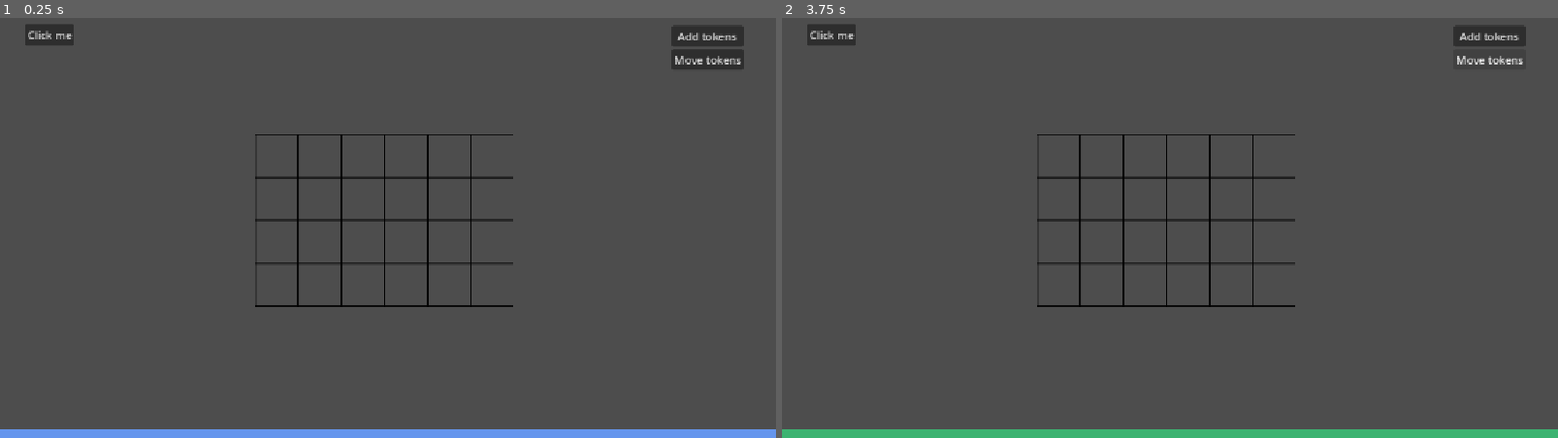
Above: before the commit, frames 1-2 (left to right).
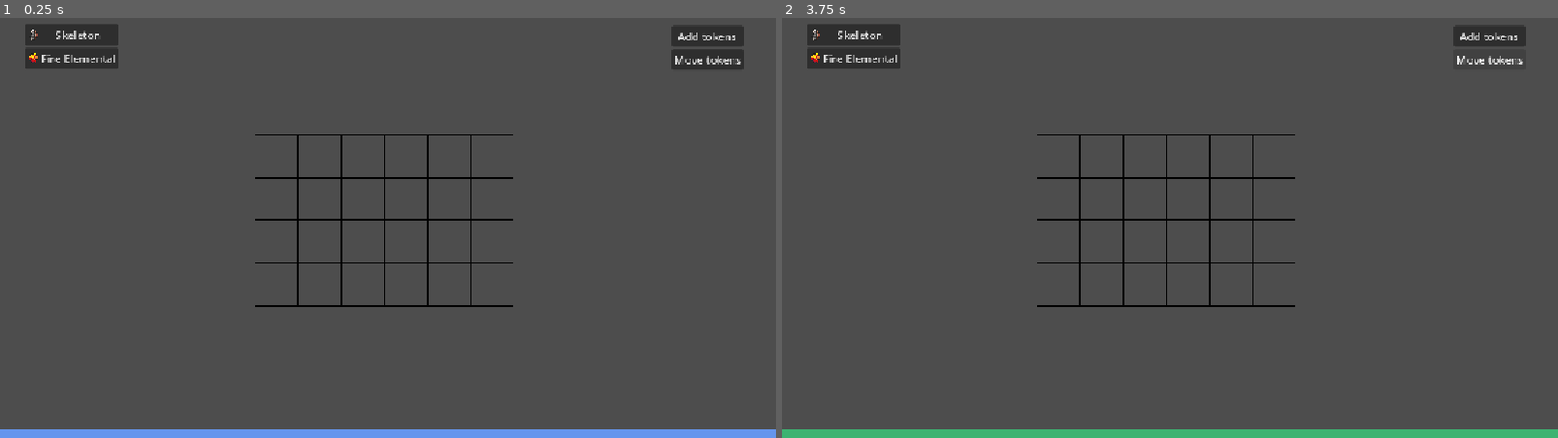
Above: after the commit, the same moments.

Repository: gishsi/combat-tracker
Game: Godot game, scene res://world.tscn
Same seed, same stepped clock (60 frames per second), same inputs: the game is played once before the commit and once after it. The engine's default icon, where the game draws it, is replaced by a stand-in: a white triangle on a blue panel in a dark square.
Inputs (mouse positions are in pixels of both pictures, inside the frame that each line leads up to):
- Up to frame 1 (0.25 s): no input
- Up to frame 2 (3.75 s): click (828, 34) at 0.5 s, where only the run before the commit has a clickable "Click me"; click "Click me" (after the commit: "Skeleton") at 1.25 s; click "Click me" (after the commit: "Fire Elemental") at 2 s; click "Add tokens" at 2.75 s; click "Move tokens" at 3.5 s

The runs differ from the first frame. In frame 1, 1.4% of the frame differs, in the area x 3-96%, y 1-59%; in frame 2, 1.4%.

Commit message:
Squashed commit of the following:
commit 739a4dc17b543a64acebb7bfaf00defaebae0218
Author: gishsi <spokosalo@gmail.com>
Date:   Mon Apr 27 22:35:41 2026 +0100

    context menu start

commit a5cf3e0502e9a11f3490eb918946cbbb5b19c40a
Author: gishsi <spokosalo@gmail.com>
Date:   Mon Apr 27 22:12:41 2026 +0100

    load tokens from .tres files

Diff:
--- /dev/null
+++ b/Content/Art/Tokens/fire_elemental.tres
@@ -0,0 +1,9 @@
+[gd_resource type="Resource" script_class="TokenData" format=3 uid="uid://b2s8wi63clypi"]
+
+[ext_resource type="Script" uid="uid://jrxw1ffhook0" path="res://Scripts/token_data.gd" id="1_c4df1"]
+[ext_resource type="Texture2D" uid="uid://df4rpj15ipkws" path="res://Content/Art/Tokens/FireElemental_001.png" id="2_57y3j"]
+
+[resource]
+script = ExtResource("1_c4df1")
+name = "Fire Elemental"
+sprite = ExtResource("2_57y3j")
--- /dev/null
+++ b/Content/Art/Tokens/skeleton.tres
@@ -0,0 +1,9 @@
+[gd_resource type="Resource" script_class="TokenData" format=3 uid="uid://ccqxvtpepjpsd"]
+
+[ext_resource type="Script" uid="uid://jrxw1ffhook0" path="res://Scripts/token_data.gd" id="1_4hpux"]
+[ext_resource type="Texture2D" uid="uid://b42n6fjut6qxt" path="res://Content/Art/Tokens/Skeleton_001.png" id="2_5exxu"]
+
+[resource]
+script = ExtResource("1_4hpux")
+name = "Skeleton"
+sprite = ExtResource("2_5exxu")
--- a/Entities/token.tscn
+++ b/Entities/token.tscn
@@ -1,7 +1,7 @@
 [gd_scene format=3 uid="uid://dasknhocjvpvx"]
 
 [ext_resource type="Script" uid="uid://clvqlshy3rio" path="res://Scripts/token.gd" id="1_dgvu4"]
-[ext_resource type="Texture2D" uid="uid://ce1f3bsbij7je" path="res://icon.svg" id="2_fvwv8"]
+[ext_resource type="Script" uid="uid://d3e78pmboq58j" path="res://context_menu.gd" id="2_dgvu4"]
 
 [sub_resource type="RectangleShape2D" id="RectangleShape2D_036b0"]
 size = Vector2(30, 30)
@@ -10,10 +10,25 @@
 script = ExtResource("1_dgvu4")
 
 [node name="Sprite2D" type="Sprite2D" parent="." unique_id=686607371]
-scale = Vector2(0.25, 0.25)
-texture = ExtResource("2_fvwv8")
+scale = Vector2(2, 2)
 
 [node name="CollisionShape2D" type="CollisionShape2D" parent="." unique_id=550053403]
 shape = SubResource("RectangleShape2D_036b0")
 
+[node name="Context Menu" type="VBoxContainer" parent="." unique_id=1167886305]
+visible = false
+offset_right = 40.0
+offset_bottom = 40.0
+script = ExtResource("2_dgvu4")
+
+[node name="Button" type="Button" parent="Context Menu" unique_id=1025364318]
+layout_mode = 2
+theme_override_font_sizes/font_size = 8
+text = "Apply status"
+
+[node name="Button2" type="Button" parent="Context Menu" unique_id=1145416863]
+layout_mode = 2
+theme_override_font_sizes/font_size = 8
+text = "Remove token"
+
 [connection signal="input_event" from="." to="." method="_on_input_event"]
--- /dev/null
+++ b/Entities/token_button.tscn
@@ -0,0 +1,8 @@
+[gd_scene format=3 uid="uid://dqit44gp3e05r"]
+
+[ext_resource type="Script" uid="uid://bi1byh2itkg0t" path="res://button.gd" id="1_bu06e"]
+[ext_resource type="Resource" uid="uid://ccqxvtpepjpsd" path="res://Content/Art/Tokens/skeleton.tres" id="2_ioxbo"]
+
+[node name="TokenButton" type="Button" unique_id=1681566808]
+script = ExtResource("1_bu06e")
+data = ExtResource("2_ioxbo")
--- a/Scripts/Resources/goblin.tres
+++ /dev/null
@@ -1,7 +0,0 @@
-[gd_resource type="Resource" script_class="TokenData" format=3 uid="uid://ccqxvtpepjpsd"]
-
-[ext_resource type="Script" uid="uid://jrxw1ffhook0" path="res://Scripts/Resources/token_data.gd" id="1_4hpux"]
-
-[resource]
-script = ExtResource("1_4hpux")
-name = "Goblin"
--- a/Scripts/tile_map_layer.gd
+++ b/Scripts/tile_map_layer.gd
@@ -65,9 +65,11 @@
 	var token = token_tempalte.instantiate()
 	token.name = token_data.name
 	token.position = self.map_to_local(position)
+	token.token_selected.connect(token_selected_event)
+	token.token_data = token_data
+
 	add_child(token)
 
-	token.token_selected.connect(token_selected_event)
 	grid.set(str(position), token.name)
 
 	token_data = null
--- a/Scripts/token.gd
+++ b/Scripts/token.gd
@@ -1,11 +1,20 @@
 extends Node2D
+
+@onready var contextMenu = $"Context Menu"
 
 signal token_selected(token: Node2D)
 
+@onready var sprite = $Sprite2D
+@export var token_data: TokenData
+
 func _ready() -> void:
-	print(self.name)
+	print(token_data.name)
+	sprite.texture = token_data.sprite
 
 func _on_input_event(_viewport: Node, event: InputEvent, _shape_idx: int) -> void:
 	if event is InputEventMouseButton:
 		if event.button_index == MouseButton.MOUSE_BUTTON_LEFT and event.pressed:
 			token_selected.emit(self)
+
+		if event.button_index == MouseButton.MOUSE_BUTTON_RIGHT and event.pressed:
+			contextMenu.visible = !contextMenu.visible
--- a/Scripts/Resources/token_data.gd
+++ b/Scripts/token_data.gd
@@ -2,3 +2,4 @@
 extends Resource
 
 @export var name: String
+@export var sprite: Texture
--- /dev/null
+++ b/Scripts/tokens_list_container.gd
@@ -0,0 +1,20 @@
+extends VBoxContainer
+
+@export var tokens: Array[TokenData]
+
+@onready var tokenButtonTemplate = preload("res://Entities/token_button.tscn")
+
+# Called when the node enters the scene tree for the first time.
+func _ready() -> void:
+	pass
+	# later, this will need a signals reattaching to the grid script or a rework of that
+	#for token in tokens:
+		#var instance = tokenButtonTemplate.instantiate()
+		#instance.data = token
+		#
+		#add_child(instance)
+
+
+# Called every frame. 'delta' is the elapsed time since the previous frame.
+func _process(delta: float) -> void:
+	pass
--- a/button.gd
+++ b/button.gd
@@ -5,9 +5,9 @@
 @export var data: TokenData
 
 func _ready():
-	self.text = "Click me"
+	self.text = data.name
 	self.pressed.connect(_button_pressed)
+	self.icon = data.sprite
 
 func _button_pressed():
-	print("button to select token: " + data.name)
 	token_data_selected.emit(data)
--- /dev/null
+++ b/context_menu.gd
@@ -0,0 +1,4 @@
+extends VBoxContainer
+
+func _on_show_context_menu():
+	print("show context menu")
--- a/project.godot
+++ b/project.godot
@@ -25,4 +25,5 @@
 
 [rendering]
 
+textures/canvas_textures/default_texture_filter=0
 rendering_device/driver.windows="d3d12"
--- a/world.tscn
+++ b/world.tscn
@@ -3,8 +3,12 @@
 [ext_resource type="Script" uid="uid://cus2e0uaittm1" path="res://Scripts/world.gd" id="1_036b0"]
 [ext_resource type="Script" uid="uid://c3oc5qyrcxkjs" path="res://Scripts/tile_map_layer.gd" id="1_f3sb7"]
 [ext_resource type="Texture2D" uid="uid://dl2jm5i13nvvt" path="res://pixil-frame-0.png" id="1_fj7yv"]
-[ext_resource type="Resource" uid="uid://ccqxvtpepjpsd" path="res://Scripts/Resources/goblin.tres" id="4_aqk2v"]
+[ext_resource type="Resource" uid="uid://ccqxvtpepjpsd" path="res://Content/Art/Tokens/skeleton.tres" id="4_aqk2v"]
+[ext_resource type="PackedScene" uid="uid://dqit44gp3e05r" path="res://Entities/token_button.tscn" id="4_dwbse"]
+[ext_resource type="Script" uid="uid://dn375vxm2sviw" path="res://Scripts/tokens_list_container.gd" id="4_pkg7o"]
 [ext_resource type="Script" uid="uid://bi1byh2itkg0t" path="res://button.gd" id="5_036b0"]
+[ext_resource type="Script" uid="uid://jrxw1ffhook0" path="res://Scripts/token_data.gd" id="5_ioo17"]
+[ext_resource type="Resource" uid="uid://b2s8wi63clypi" path="res://Content/Art/Tokens/fire_elemental.tres" id="6_dwbse"]
 
 [sub_resource type="TileSetAtlasSource" id="TileSetAtlasSource_tlwt5"]
 texture = ExtResource("1_fj7yv")
@@ -36,11 +40,16 @@
 offset_top = 34.0
 offset_right = 77.0
 offset_bottom = 74.0
+script = ExtResource("4_pkg7o")
+tokens = Array[ExtResource("5_ioo17")]([ExtResource("4_aqk2v"), ExtResource("6_dwbse")])
 
-[node name="Button" type="Button" parent="TokensListContainer" unique_id=1421471831]
+[node name="SkeletonButton" parent="TokensListContainer" unique_id=1681566808 instance=ExtResource("4_dwbse")]
+layout_mode = 2
+
+[node name="FireElementalButton" type="Button" parent="TokensListContainer" unique_id=853891601]
 layout_mode = 2
 script = ExtResource("5_036b0")
-data = ExtResource("4_aqk2v")
+data = ExtResource("6_dwbse")
 
 [node name="ModeButtonsContainer" type="VBoxContainer" parent="." unique_id=1633373008]
 offset_left = 997.0
@@ -63,7 +72,8 @@
 scale = Vector2(28.8, 0.36)
 color = Color(0.39215687, 0.58431375, 0.92941177, 1)
 
-[connection signal="token_data_selected" from="TokensListContainer/Button" to="Grid/TileMapLayer" method="_on_button_token_data_selected"]
+[connection signal="token_data_selected" from="TokensListContainer/SkeletonButton" to="Grid/TileMapLayer" method="_on_button_token_data_selected"]
+[connection signal="token_data_selected" from="TokensListContainer/FireElementalButton" to="Grid/TileMapLayer" method="_on_button_token_data_selected"]
 [connection signal="pressed" from="ModeButtonsContainer/AddTokensButton" to="." method="_on_add_tokens_button_pressed"]
 [connection signal="pressed" from="ModeButtonsContainer/AddTokensButton" to="Grid/TileMapLayer" method="_on_add_tokens_button_pressed"]
 [connection signal="pressed" from="ModeButtonsContainer/MoveTokensButton" to="." method="_on_move_tokens_button_pressed"]
Binary file added: Content/Art/Tokens/FireElemental_001.png
Not shown, added: Content/Art/Tokens/FireElemental_001.png.import
Binary file added: Content/Art/Tokens/Skeleton_001.png
Not shown, added: Content/Art/Tokens/Skeleton_001.png.import
Renamed: Scripts/Resources/token_data.gd.uid -> Scripts/token_data.gd.uid
Not shown, added: Scripts/tokens_list_container.gd.uid
Not shown, added: context_menu.gd.uid
